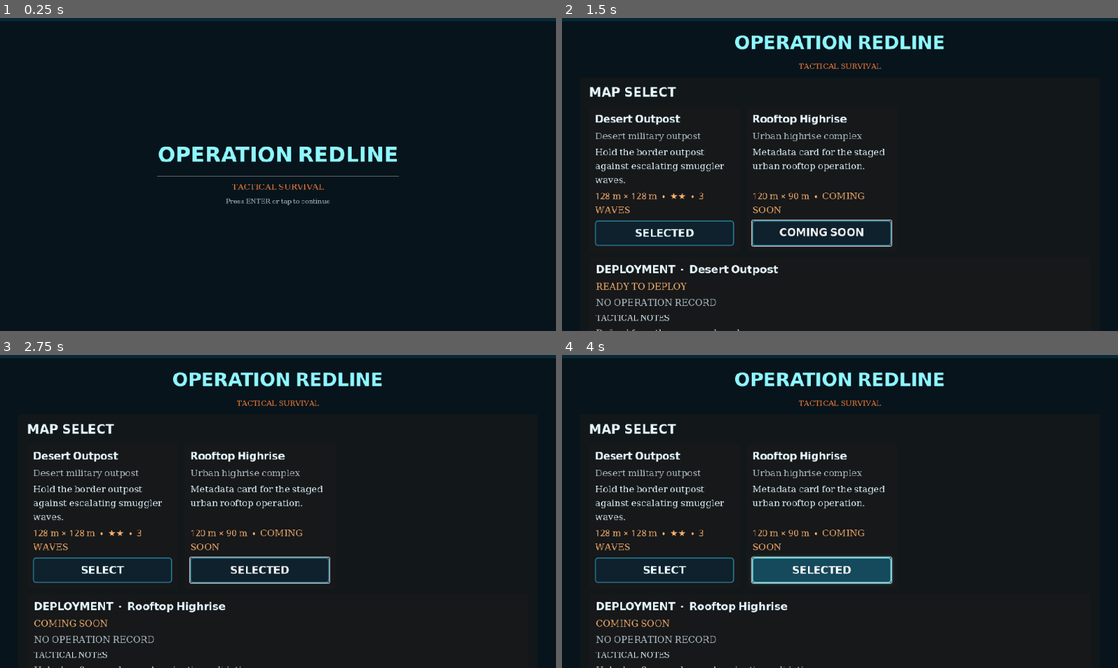
Above: before the commit, frames 1-4 (two rows, left to right).
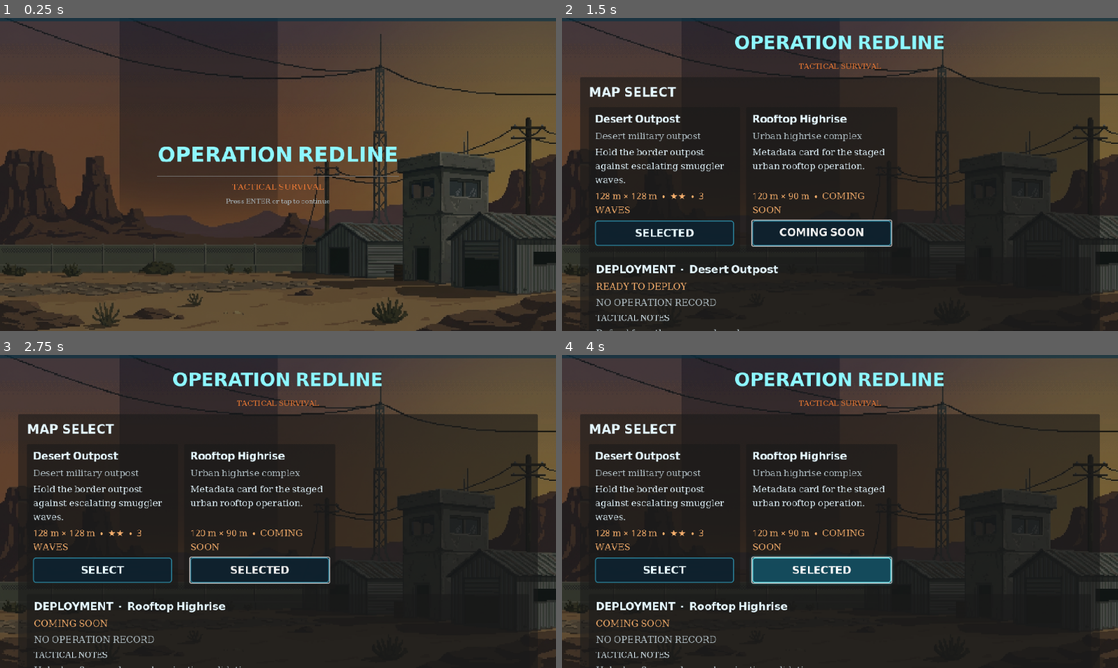
Above: after the commit, the same moments.

Repository: black-glass-dev/2D-Game
Game: Godot game, scene res://scenes/Boot.tscn
Same seed, same stepped clock (60 frames per second), same inputs: the game is played once before the commit and once after it.
Inputs (mouse positions are in pixels of both pictures, inside the frame that each line leads up to):
- Up to frame 1 (0.25 s): no input
- Up to frame 2 (1.5 s): tap Enter (redline_menu_accept) at 0.5 s; move the mouse to (962, 158) at 0.52 s; hold D (redline_move_right) 0.53-1.25 s; right-click (962, 158) at 0.6 s; click (962, 158) at 0.67 s; tap Space (redline_jump) at 0.77 s; click "SELECTED" at 1.25 s
- Up to frame 3 (2.75 s): click "COMING SOON" at 2 s
- Up to frame 4 (4 s): click "SELECT" at 2.75 s; tap Enter (redline_menu_accept) at 3.5 s; drag from (728, 527) to (812, 574) at 3.52 s

The runs differ from the first frame. In frame 1, 93% of the frame differs, in the area x 0-100%, y 0-100%; in frame 2, 36%; in frame 3, 36%; in frame 4, 36%.

Commit message:
feat: add quality-aware menu backdrop
Co-authored-by: arena-agent <297053741+arena-agent@users.noreply.github.com>

Diff:
--- a/assets_manifest.json
+++ b/assets_manifest.json
@@ -1,6 +1,6 @@
 {
   "schema_version": 1,
-  "generated_at": "2026-10-15",
+  "generated_at": "2026-10-17",
   "policy": {
     "preferred_license": "CC0-1.0",
     "accepted_permissive_licenses": ["CC0-1.0", "OFL-1.1", "MIT", "BSD-2-Clause", "BSD-3-Clause", "Apache-2.0"],
@@ -11,6 +11,25 @@
     "request_timeout_seconds": 30
   },
   "assets": [
+    {
+      "id": "ui.menu_desert_outpost",
+      "kind": "menu_background",
+      "creator": "Operation Redline project",
+      "source_repository": null,
+      "source_revision": null,
+      "license": "Original project asset",
+      "license_file": null,
+      "files": [
+        {
+          "path": "assets/ui/menu_desert_outpost.png",
+          "bytes": 671107,
+          "sha256": "282f687f85d4f71960e95279536717123b437e0bd207ab8000b9c4fa1151c72c",
+          "dimensions": "1024x576"
+        }
+      ],
+      "retrieved_at": "2026-10-17",
+      "use": "Static non-LOW Boot-menu backdrop; original non-futuristic year-2000 desert outpost pixel art"
+    },
     {
       "id": "font.noto_sans_bengali",
       "kind": "font",
--- a/scripts/boot_flow.gd
+++ b/scripts/boot_flow.gd
@@ -13,6 +13,7 @@
 }
 
 const REDLINE_THEME := preload("res://ui/theme/redline_theme.tres")
+const MENU_BACKGROUND_IMAGE := "res://assets/ui/menu_desert_outpost.png"
 const SPLASH_SECONDS := 1.35
 const MIN_TOUCH_TARGET := Vector2(320, 58)
 const BOOT_FLOW_TEST_ARGUMENT := "--verify-boot-flow"
@@ -27,10 +28,17 @@
 const LOADING_FLOW_TEST_ARGUMENT := "--verify-loading-flow"
 const SESSION_ADAPTER_TEST_ARGUMENT := "--verify-session-adapter-flow"
 const BACK_FLOW_TEST_ARGUMENT := "--verify-back-flow"
+const MENU_BACKGROUND_TEST_ARGUMENT := "--verify-menu-background-flow"
+const MENU_BACKGROUND_CAPTURE_ARGUMENT := "--capture-menu-backgrounds"
+const MENU_CAPTURE_PATH_ARGUMENT := "--menu-capture-path="
 
 var active_view: View = View.SPLASH
 var selected_map_id := "MP_DS_01"
 var background: ColorRect
+var menu_background_image: TextureRect
+var menu_background_fallback: Control
+var menu_background_shade: ColorRect
+var menu_background_mode := "uninitialized"
 var root_margin: MarginContainer
 var title_label: Label
 var subtitle_label: Label
@@ -56,9 +64,15 @@
 	SceneLoader.load_progress.connect(_on_load_progress)
 	SceneLoader.load_failed.connect(_on_load_failed)
 	LocalizationService.locale_changed.connect(_on_locale_changed)
+	SettingsService.setting_changed.connect(_on_setting_changed)
 	_build_shell()
+	_apply_menu_background_quality()
 	_show_splash()
-	if OS.get_cmdline_user_args().has(BACK_FLOW_TEST_ARGUMENT):
+	if OS.get_cmdline_user_args().has(MENU_BACKGROUND_CAPTURE_ARGUMENT):
+		call_deferred("_begin_menu_background_capture")
+	elif OS.get_cmdline_user_args().has(MENU_BACKGROUND_TEST_ARGUMENT):
+		call_deferred("_begin_menu_background_flow_test")
+	elif OS.get_cmdline_user_args().has(BACK_FLOW_TEST_ARGUMENT):
 		call_deferred("_begin_back_flow_test")
 	elif OS.get_cmdline_user_args().has(SESSION_ADAPTER_TEST_ARGUMENT):
 		call_deferred("_begin_session_adapter_flow_test")
@@ -211,6 +225,23 @@
 	background.set_anchors_and_offsets_preset(Control.PRESET_FULL_RECT)
 	background.mouse_filter = Control.MOUSE_FILTER_IGNORE
 	add_child(background)
+
+	menu_background_image = TextureRect.new()
+	menu_background_image.name = "Static Desert Outpost Background"
+	menu_background_image.set_anchors_and_offsets_preset(Control.PRESET_FULL_RECT)
+	menu_background_image.expand_mode = TextureRect.EXPAND_IGNORE_SIZE
+	menu_background_image.stretch_mode = TextureRect.STRETCH_KEEP_ASPECT_COVERED
+	menu_background_image.mouse_filter = Control.MOUSE_FILTER_IGNORE
+	background.add_child(menu_background_image)
+
+	menu_background_fallback = _build_low_quality_background()
+	background.add_child(menu_background_fallback)
+
+	menu_background_shade = ColorRect.new()
+	menu_background_shade.name = "Menu Background Contrast Shade"
+	menu_background_shade.set_anchors_and_offsets_preset(Control.PRESET_FULL_RECT)
+	menu_background_shade.mouse_filter = Control.MOUSE_FILTER_IGNORE
+	background.add_child(menu_background_shade)
 
 	var top_band := ColorRect.new()
 	top_band.color = Color(0.04, 0.20, 0.27, 0.68)
@@ -293,6 +324,132 @@
 	splash_hint.add_theme_font_size_override("font_size", 15)
 	splash_hint.modulate.a = 0.78
 	splash_box.add_child(splash_hint)
+
+func _build_low_quality_background() -> Control:
+	# LOW never loads a texture or a 3D scene. These flat blocks make the
+	# outpost silhouette recognizable while keeping Boot GPU/CPU work bounded.
+	var fallback := Control.new()
+	fallback.name = "Procedural Low Desert Outpost Background"
+	fallback.set_anchors_and_offsets_preset(Control.PRESET_FULL_RECT)
+	fallback.mouse_filter = Control.MOUSE_FILTER_IGNORE
+	_add_menu_backdrop_block(fallback, "Low Sky", Color("467d8b"), Rect2(0.0, 0.0, 1.0, 0.64))
+	_add_menu_backdrop_block(fallback, "Low Sun", Color("e6b75a"), Rect2(0.72, 0.12, 0.09, 0.14))
+	_add_menu_backdrop_block(fallback, "Low Distant Ridge", Color("7b765d"), Rect2(0.0, 0.42, 0.42, 0.24))
+	_add_menu_backdrop_block(fallback, "Low Distant Ridge Right", Color("656a56"), Rect2(0.35, 0.48, 0.30, 0.18))
+	_add_menu_backdrop_block(fallback, "Low Sand Horizon", Color("bd9659"), Rect2(0.0, 0.60, 1.0, 0.10))
+	_add_menu_backdrop_block(fallback, "Low Sand", Color("9d7140"), Rect2(0.0, 0.69, 1.0, 0.31))
+	_add_menu_backdrop_block(fallback, "Low Outpost Wall", Color("6f6b58"), Rect2(0.53, 0.48, 0.31, 0.23))
+	_add_menu_backdrop_block(fallback, "Low Outpost Roof", Color("393d38"), Rect2(0.50, 0.44, 0.37, 0.06))
+	_add_menu_backdrop_block(fallback, "Low Outpost Door", Color("252f30"), Rect2(0.65, 0.58, 0.08, 0.13))
+	_add_menu_backdrop_block(fallback, "Low Radio Mast", Color("303b39"), Rect2(0.80, 0.27, 0.014, 0.18))
+	_add_menu_backdrop_block(fallback, "Low Radio Mast Cap", Color("303b39"), Rect2(0.77, 0.27, 0.08, 0.012))
+	_add_menu_backdrop_block(fallback, "Low Supply Crate", Color("554d38"), Rect2(0.46, 0.66, 0.09, 0.07))
+	_add_menu_backdrop_block(fallback, "Low Foreground Rock", Color("5b4a37"), Rect2(0.16, 0.78, 0.12, 0.08))
+	return fallback
+
+func _add_menu_backdrop_block(parent: Control, block_name: String, color: Color, region: Rect2) -> void:
+	var block := ColorRect.new()
+	block.name = block_name
+	block.color = color
+	block.set_anchors_preset(Control.PRESET_FULL_RECT)
+	block.anchor_left = region.position.x
+	block.anchor_top = region.position.y
+	block.anchor_right = region.end.x
+	block.anchor_bottom = region.end.y
+	block.offset_left = 0.0
+	block.offset_top = 0.0
+	block.offset_right = 0.0
+	block.offset_bottom = 0.0
+	block.mouse_filter = Control.MOUSE_FILTER_IGNORE
+	parent.add_child(block)
+
+func _apply_menu_background_quality() -> void:
+	if menu_background_image == null or menu_background_fallback == null or menu_background_shade == null:
+		return
+	var quality_tier := str(SettingsService.get_setting("quality_tier", "AUTO")).to_upper()
+	if quality_tier == "LOW":
+		menu_background_image.texture = null
+		menu_background_image.visible = false
+		menu_background_fallback.visible = true
+		menu_background_shade.color = Color(0.02, 0.07, 0.10, 0.26)
+		menu_background_mode = "procedural_low"
+	else:
+		var backdrop := load(MENU_BACKGROUND_IMAGE) as Texture2D
+		if backdrop != null:
+			menu_background_image.texture = backdrop
+			menu_background_image.visible = true
+			menu_background_fallback.visible = false
+			menu_background_shade.color = Color(0.02, 0.06, 0.09, 0.48)
+			menu_background_mode = "static_outpost"
+		else:
+			menu_background_image.texture = null
+			menu_background_image.visible = false
+			menu_background_fallback.visible = true
+			menu_background_shade.color = Color(0.02, 0.07, 0.10, 0.26)
+			menu_background_mode = "procedural_asset_missing"
+	print("MENU_BACKGROUND_MODE quality=", quality_tier, " mode=", menu_background_mode)
+
+func _on_setting_changed(key: String, _value: Variant) -> void:
+	if key == "quality_tier":
+		_apply_menu_background_quality()
+
+func _begin_menu_background_flow_test() -> void:
+	_show_menu()
+	await get_tree().process_frame
+	var original_tier := str(SettingsService.get_setting("quality_tier", "AUTO"))
+	SettingsService.set_setting("quality_tier", "LOW", false)
+	await get_tree().process_frame
+	if menu_background_mode != "procedural_low" or not menu_background_fallback.visible or menu_background_image.visible:
+		push_error("Menu-background verification could not enforce the LOW fallback.")
+		get_tree().quit(1)
+		return
+	SettingsService.set_setting("quality_tier", "HIGH", false)
+	await get_tree().process_frame
+	if menu_background_mode != "static_outpost" or menu_background_image.texture == null or not menu_background_image.visible or menu_background_fallback.visible:
+		push_error("Menu-background verification could not select the static non-LOW backdrop.")
+		get_tree().quit(1)
+		return
+	SettingsService.set_setting("quality_tier", original_tier, false)
+	print("MENU_BACKGROUND_PASS low=procedural_low high=static_outpost")
+	get_tree().quit()
+
+func _begin_menu_background_capture() -> void:
+	_show_menu()
+	var output_directory := _get_menu_capture_directory()
+	if output_directory.is_empty() or DirAccess.make_dir_recursive_absolute(output_directory) != OK:
+		push_error("Menu-background capture could not create its output directory.")
+		get_tree().quit(1)
+		return
+	var original_tier := str(SettingsService.get_setting("quality_tier", "AUTO"))
+	SettingsService.set_setting("quality_tier", "HIGH", false)
+	await get_tree().process_frame
+	await get_tree().process_frame
+	if menu_background_mode != "static_outpost" or _save_menu_background_capture(output_directory.path_join("menu_background_high.png")) != OK:
+		push_error("Menu-background capture could not write the HIGH static frame.")
+		get_tree().quit(1)
+		return
+	SettingsService.set_setting("quality_tier", "LOW", false)
+	await get_tree().process_frame
+	await get_tree().process_frame
+	if menu_background_mode != "procedural_low" or _save_menu_background_capture(output_directory.path_join("menu_background_low.png")) != OK:
+		push_error("Menu-background capture could not write the LOW procedural frame.")
+		get_tree().quit(1)
+		return
+	SettingsService.set_setting("quality_tier", original_tier, false)
+	print("MENU_BACKGROUND_CAPTURE_PASS high=menu_background_high.png low=menu_background_low.png")
+	get_tree().quit()
+
+func _get_menu_capture_directory() -> String:
+	for argument in OS.get_cmdline_user_args():
+		if argument.begins_with(MENU_CAPTURE_PATH_ARGUMENT):
+			return argument.trim_prefix(MENU_CAPTURE_PATH_ARGUMENT)
+	return ""
+
+func _save_menu_background_capture(path: String) -> Error:
+	var image := get_viewport().get_texture().get_image()
+	if image == null or image.is_empty():
+		return ERR_CANT_CREATE
+	return image.save_png(path)
 
 func _show_splash() -> void:
 	active_view = View.SPLASH
Binary file added: assets/ui/menu_desert_outpost.png
Not shown, changed: CHANGELOG.md
Not shown, changed: CREDITS.md
Not shown, changed: TASKS.md
Not shown, changed: docs/DESIGN_DECISIONS.md
Not shown, changed: docs/PROGRESS.md
Not shown, changed: docs/QA_REPORT.md
Not shown, changed: docs/RISKS.md
